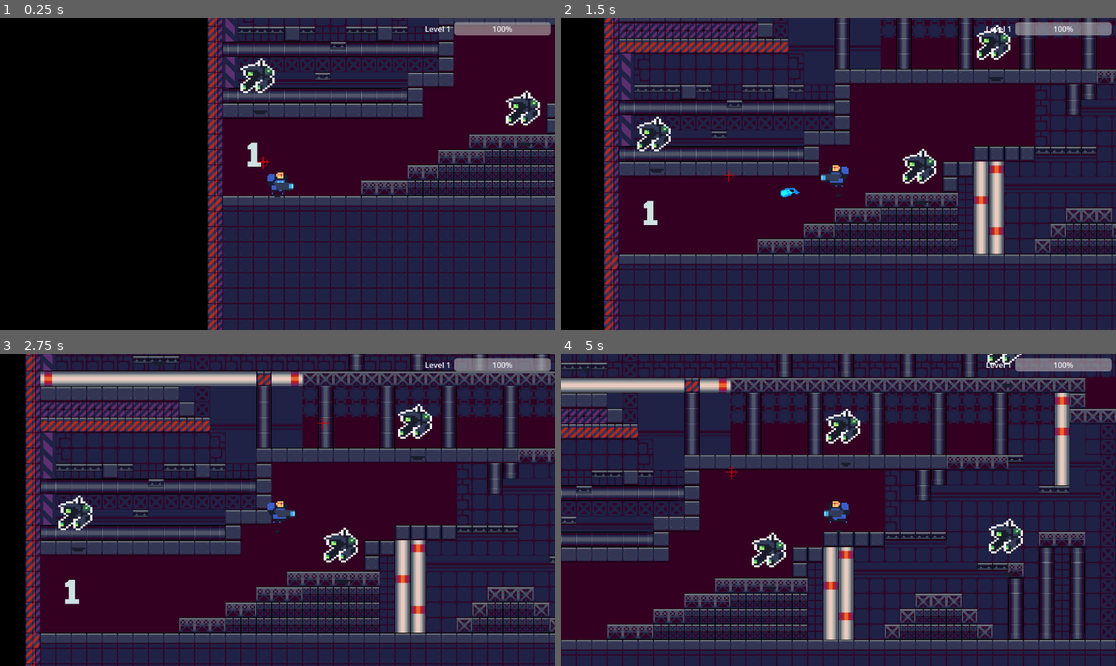
Above: before the commit, frames 1-4 (two rows, left to right).
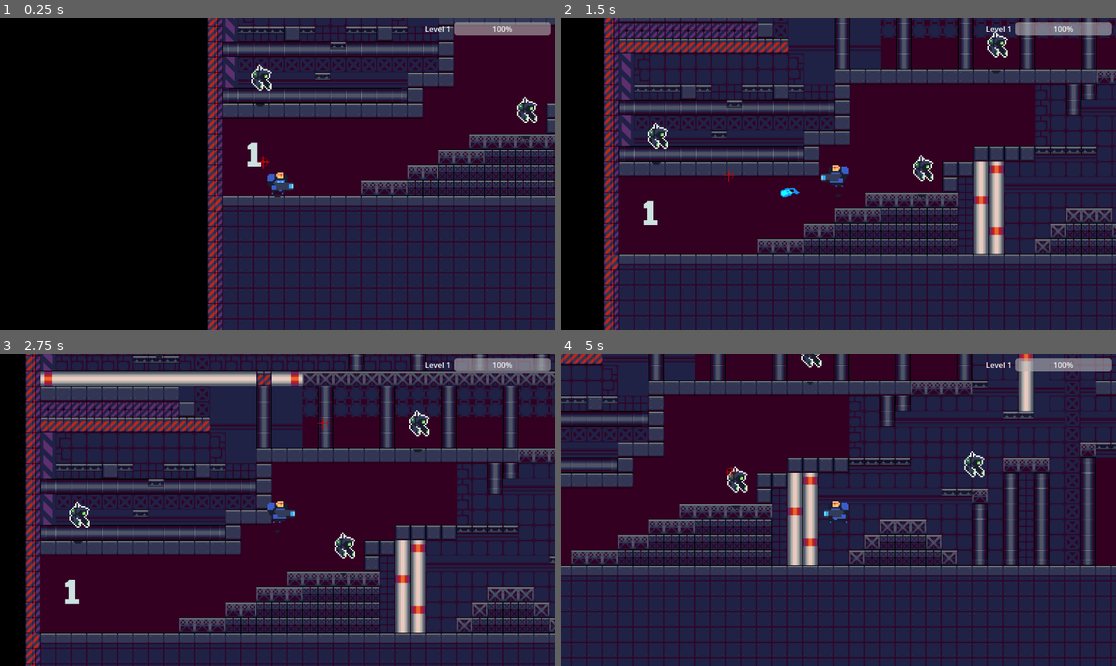
Above: after the commit, the same moments.

Repository: DeanSabbah/1501-Term
Game: Godot game, scene res://Scenes/main.tscn
Same seed, same stepped clock (60 frames per second), same inputs: the game is played once before the commit and once after it.
Inputs (mouse positions are in pixels of both pictures, inside the frame that each line leads up to):
- Up to frame 1 (0.25 s): no input
- Up to frame 2 (1.5 s): move the mouse to (960, 158) at 0.52 s; hold D (right) from 0.53 s (still down); tap W (up) at 0.6, 0.77, 1.07, 1.35 s; click (960, 158) at 0.67 s; move the mouse to (727, 189) at 1.27 s; click (727, 189) at 1.42 s
- Up to frame 3 (2.75 s): tap W (up) at 1.52, 1.82, 2.1 s; move the mouse to (333, 441) at 2.02 s; release D (right) at 2.03 s; hold A (left) from 2.03 s (still down); click (333, 441) at 2.17 s
- Up to frame 4 (5 s): move the mouse to (810, 572) at 2.77 s; release A (left) at 2.78 s; hold D (right) 2.78-4.28 s; tap W (up) at 2.85, 3.02, 3.32, 3.6, 3.77, 4.07, 4.35, 4.52, 4.82 s; click (810, 572) at 2.92 s; move the mouse to (1005, 556) at 3.52 s; click (1005, 556) at 3.67 s; move the mouse to (672, 463) at 4.27 s; hold A (left) from 4.28 s (still down); click (672, 463) at 4.42 s

The runs differ from the first frame. In frame 1, 0.9% of the frame differs, in the area x 43-98%, y 12-42%; in frame 2, 1.4%; in frame 3, 1.4%; in frame 4, 57%, in the area x 0-100%, y 0-100%.

Commit message:
11:35 PM

Diff:
--- a/Characters/Enemies/Enemy 1.gd
+++ b/Characters/Enemies/Enemy 1.gd
@@ -1,9 +1,12 @@
 extends Enemy;
 signal death_anim
 
+var projectileScene = preload("res://Scenes/Weapons/Enemy_Projectile.tscn")
 
-
-
-func _on_sprite_2d_animation_finished():
-
-	pass # Replace with function body.
+func attack():
+	print("HERE!!!")
+	cooldownTimer.start()
+	var projectile = projectileScene.instantiate()
+	#print("PROJECTILE POSITION: ", projectile.positon)
+	projectile.damage = attackDamage
+	get_parent().add_child(projectile)
--- a/Characters/Enemies/Enemy.gd
+++ b/Characters/Enemies/Enemy.gd
@@ -2,10 +2,12 @@
 
 @onready var player = get_node("/root/Main/player")
 @onready var cooldownTimer = $Cooldown
+@onready var animation_node = get_node("AnimationPlayer")
 #@onready var animations = $AnimationPlayer
 
 @export var attackRange:int
 @export var viewRange:int
+@export var attackDamage:int
 @export var speed:int
 @export var maxHealth:int = 100
 @export var expDrop:int = 10
@@ -16,14 +18,13 @@
 var inRange:bool
 
 func _ready():
-	var animation_node = get_node("Sprite2D")
-	animation_node.play("idle_1")
+	animation_node.play("idle")
 	$ViewRange/CollisionShape2D.shape.radius = viewRange
 	$AttackRange/CollisionShape2D.shape.radius = attackRange
 	cooldownTimer.wait_time = cooldown
 	health = maxHealth
 
-func attack(delta):
+func attack():
 	pass
 
 func on_death():
@@ -46,11 +47,11 @@
 		inRange = false
 
 func _physics_process(delta):
-	var sprite = get_node("Sprite2D")
 	if cooldownTimer.is_stopped() and inRange:
-		attack(delta)
-	else:
-		pass
+		animation_node.stop()
+		attack()
+	elif !animation_node.is_playing():
+		animation_node.play("idle")
 
 
 func _on_hit_box_area_entered(area):
@@ -64,6 +65,10 @@
 	print("ENEMY HEALTH: ", health)
 
 	if (health <= 0):
+		#var collision = get_node("CollisionBox")
+		#collision.disable = true
+		$CollisionBox.disabled = true
+		await death_animation()
 		die()
 
 
@@ -76,7 +81,5 @@
 
 
 func death_animation():
-	var sprite = get_node("Sprite2D")
-	var animation_node = get_node("Sprite2D")
-	print("DEATH ANIMATION")
 	animation_node.play("death")
+	await get_tree().create_timer(0.8).timeout
--- a/Characters/Enemies/enemy_1.tscn
+++ b/Characters/Enemies/enemy_1.tscn
@@ -1,150 +1,135 @@
-[gd_scene load_steps=19 format=3 uid="uid://ckiadpp57mdd"]
+[gd_scene load_steps=10 format=3 uid="uid://ckiadpp57mdd"]
 
 [ext_resource type="Script" path="res://Characters/Enemies/enemy 1.gd" id="1_jv4dg"]
-[ext_resource type="Texture2D" uid="uid://bqs565xd02gpv" path="res://Characters/Enemies/enemies x3.png" id="2_xtq4a"]
+[ext_resource type="Texture2D" uid="uid://bqs565xd02gpv" path="res://Characters/Enemies/Enemy1 animations.png" id="2_k4ibs"]
 
-[sub_resource type="AtlasTexture" id="AtlasTexture_1vm7r"]
-atlas = ExtResource("2_xtq4a")
-region = Rect2(0, 288, 96, 96)
-
-[sub_resource type="AtlasTexture" id="AtlasTexture_pq47q"]
-atlas = ExtResource("2_xtq4a")
-region = Rect2(96, 288, 96, 96)
-
-[sub_resource type="AtlasTexture" id="AtlasTexture_2i6ru"]
-atlas = ExtResource("2_xtq4a")
-region = Rect2(192, 288, 96, 96)
-
-[sub_resource type="AtlasTexture" id="AtlasTexture_vb6c6"]
-atlas = ExtResource("2_xtq4a")
-region = Rect2(288, 288, 96, 96)
-
-[sub_resource type="AtlasTexture" id="AtlasTexture_w4ieo"]
-atlas = ExtResource("2_xtq4a")
-region = Rect2(384, 288, 96, 96)
-
-[sub_resource type="AtlasTexture" id="AtlasTexture_s1iag"]
-atlas = ExtResource("2_xtq4a")
-region = Rect2(480, 288, 96, 96)
-
-[sub_resource type="AtlasTexture" id="AtlasTexture_q3twb"]
-atlas = ExtResource("2_xtq4a")
-region = Rect2(576, 288, 96, 96)
-
-[sub_resource type="AtlasTexture" id="AtlasTexture_isbhq"]
-atlas = ExtResource("2_xtq4a")
-region = Rect2(672, 288, 96, 96)
-
-[sub_resource type="AtlasTexture" id="AtlasTexture_b1nmm"]
-atlas = ExtResource("2_xtq4a")
-region = Rect2(0, 0, 96, 96)
-
-[sub_resource type="AtlasTexture" id="AtlasTexture_mrfnm"]
-atlas = ExtResource("2_xtq4a")
-region = Rect2(96, 0, 96, 96)
-
-[sub_resource type="AtlasTexture" id="AtlasTexture_uclg8"]
-atlas = ExtResource("2_xtq4a")
-region = Rect2(192, 0, 96, 96)
-
-[sub_resource type="AtlasTexture" id="AtlasTexture_wx0yb"]
-atlas = ExtResource("2_xtq4a")
-region = Rect2(288, 0, 96, 96)
-
-[sub_resource type="SpriteFrames" id="SpriteFrames_3cg26"]
-animations = [{
-"frames": [{
-"duration": 1.0,
-"texture": SubResource("AtlasTexture_1vm7r")
-}, {
-"duration": 1.0,
-"texture": SubResource("AtlasTexture_pq47q")
-}, {
-"duration": 1.0,
-"texture": SubResource("AtlasTexture_2i6ru")
-}, {
-"duration": 1.0,
-"texture": SubResource("AtlasTexture_vb6c6")
-}, {
-"duration": 1.0,
-"texture": SubResource("AtlasTexture_w4ieo")
-}, {
-"duration": 1.0,
-"texture": SubResource("AtlasTexture_s1iag")
-}, {
-"duration": 1.0,
-"texture": SubResource("AtlasTexture_q3twb")
-}, {
-"duration": 1.0,
-"texture": SubResource("AtlasTexture_isbhq")
-}],
-"loop": true,
-"name": &"death",
-"speed": 5.0
-}, {
-"frames": [{
-"duration": 1.0,
-"texture": SubResource("AtlasTexture_b1nmm")
-}, {
-"duration": 1.0,
-"texture": SubResource("AtlasTexture_mrfnm")
-}, {
-"duration": 1.0,
-"texture": SubResource("AtlasTexture_uclg8")
-}, {
-"duration": 1.0,
-"texture": SubResource("AtlasTexture_wx0yb")
-}],
-"loop": true,
-"name": &"idle_1",
-"speed": 5.0
-}]
-
-[sub_resource type="CircleShape2D" id="CircleShape2D_gs0i5"]
-
-[sub_resource type="CircleShape2D" id="CircleShape2D_ys0pc"]
+[sub_resource type="CircleShape2D" id="CircleShape2D_bkv88"]
 
 [sub_resource type="CircleShape2D" id="CircleShape2D_h5u0i"]
 radius = 72.0
 
+[sub_resource type="Animation" id="Animation_n7cdy"]
+resource_name = "death"
+length = 0.8
+tracks/0/type = "value"
+tracks/0/imported = false
+tracks/0/enabled = true
+tracks/0/path = NodePath(".:frame_coords")
+tracks/0/interp = 1
+tracks/0/loop_wrap = true
+tracks/0/keys = {
+"times": PackedFloat32Array(0, 0.101406, 0.201767, 0.299232, 0.401824, 0.501853, 0.598464, 0.701731),
+"transitions": PackedFloat32Array(1, 1, 1, 1, 1, 1, 1, 1),
+"update": 1,
+"values": [Vector2i(0, 3), Vector2i(1, 3), Vector2i(2, 3), Vector2i(3, 3), Vector2i(4, 3), Vector2i(5, 3), Vector2i(6, 3), Vector2i(7, 3)]
+}
+
+[sub_resource type="Animation" id="Animation_bb3uv"]
+length = 0.001
+tracks/0/type = "value"
+tracks/0/imported = false
+tracks/0/enabled = true
+tracks/0/path = NodePath(".:frame_coords")
+tracks/0/interp = 1
+tracks/0/loop_wrap = true
+tracks/0/keys = {
+"times": PackedFloat32Array(0),
+"transitions": PackedFloat32Array(1),
+"update": 1,
+"values": [Vector2i(0, 3)]
+}
+
+[sub_resource type="Animation" id="Animation_o685c"]
+resource_name = "idle"
+length = 0.8
+loop_mode = 1
+step = 0.2
+tracks/0/type = "value"
+tracks/0/imported = false
+tracks/0/enabled = true
+tracks/0/path = NodePath(".:frame_coords")
+tracks/0/interp = 1
+tracks/0/loop_wrap = true
+tracks/0/keys = {
+"times": PackedFloat32Array(0.00391893, 0.20384, 0.405373, 0.602876),
+"transitions": PackedFloat32Array(1, 1, 1, 1),
+"update": 1,
+"values": [Vector2i(0, 0), Vector2i(1, 0), Vector2i(2, 0), Vector2i(3, 0)]
+}
+
+[sub_resource type="Animation" id="Animation_8055l"]
+resource_name = "shoot"
+tracks/0/type = "value"
+tracks/0/imported = false
+tracks/0/enabled = true
+tracks/0/path = NodePath(".:frame_coords")
+tracks/0/interp = 1
+tracks/0/loop_wrap = true
+tracks/0/keys = {
+"times": PackedFloat32Array(0.04366),
+"transitions": PackedFloat32Array(1),
+"update": 1,
+"values": [Vector2i(3, 2)]
+}
+
+[sub_resource type="AnimationLibrary" id="AnimationLibrary_m0jbd"]
+_data = {
+"RESET": SubResource("Animation_bb3uv"),
+"death": SubResource("Animation_n7cdy"),
+"idle": SubResource("Animation_o685c"),
+"shoot": SubResource("Animation_8055l")
+}
+
 [node name="Enemy 1" type="CharacterBody2D"]
-scale = Vector2(0.289534, 0.457738)
 script = ExtResource("1_jv4dg")
 attackRange = 70
-viewRange = 120
+viewRange = 125
+attackDamage = null
 speed = 50
 maxHealth = 50
+expDrop = null
+cooldown = 0.6
 
-[node name="Sprite2D" type="AnimatedSprite2D" parent="."]
+[node name="Sprite2D" type="Sprite2D" parent="."]
 texture_filter = 1
-scale = Vector2(-5.83041, 2.91059)
-sprite_frames = SubResource("SpriteFrames_3cg26")
-animation = &"death"
+texture = ExtResource("2_k4ibs")
+hframes = 10
+vframes = 4
+frame = 30
 
 [node name="Cooldown" type="Timer" parent="."]
+one_shot = true
 
 [node name="AttackRange" type="Area2D" parent="."]
 
 [node name="CollisionShape2D" type="CollisionShape2D" parent="AttackRange"]
-scale = Vector2(44.5621, -26.9816)
-shape = SubResource("CircleShape2D_gs0i5")
+position = Vector2(3, -14)
+shape = SubResource("CircleShape2D_bkv88")
 
 [node name="ViewRange" type="Area2D" parent="."]
 
 [node name="CollisionShape2D" type="CollisionShape2D" parent="ViewRange"]
-scale = Vector2(68.6583, 40.4738)
-shape = SubResource("CircleShape2D_ys0pc")
+position = Vector2(3, -14)
+shape = SubResource("CircleShape2D_h5u0i")
 
 [node name="HitBox" type="Area2D" parent="."]
 
 [node name="HitBox" type="CollisionShape2D" parent="HitBox"]
-scale = Vector2(0.714077, 0.429233)
+position = Vector2(3, -14)
+scale = Vector2(0.2, 0.2)
 shape = SubResource("CircleShape2D_h5u0i")
 
 [node name="CollisionBox" type="CollisionShape2D" parent="."]
+position = Vector2(3, -14)
+scale = Vector2(0.1, 0.1)
 shape = SubResource("CircleShape2D_h5u0i")
 
-[connection signal="animation_finished" from="Sprite2D" to="." method="_on_sprite_2d_animation_finished"]
+[node name="AnimationPlayer" type="AnimationPlayer" parent="."]
+root_node = NodePath("../Sprite2D")
+libraries = {
+"": SubResource("AnimationLibrary_m0jbd")
+}
+
 [connection signal="body_entered" from="AttackRange" to="." method="_on_attack_range_body_entered"]
 [connection signal="body_exited" from="AttackRange" to="." method="_on_attack_range_body_exited"]
 [connection signal="body_entered" from="ViewRange" to="." method="_on_viewRange_body_entered"]
--- a/Characters/Player/player.gd
+++ b/Characters/Player/player.gd
@@ -70,12 +70,11 @@
 
 
 func _input(event):
-	var parent = get_node("/root/Main")
 	if event is InputEventMouseButton:
 		if (event.button_index == MOUSE_BUTTON_LEFT and event.pressed):
 			var projectile = projectileScene.instantiate()
 			projectile.damage = 10
-			parent.add_child(projectile)
+			get_parent().add_child(projectile)
 
 func get_player_position():
 	return position
--- /dev/null
+++ b/Scenes/Weapons/Enemy_Projectile.gd
@@ -0,0 +1,6 @@
+extends Projectile
+
+func _ready():
+	self.position = get_parent().position
+	direction = (player.position - self.position).normalized()
+	self.rotation = direction.angle()
--- /dev/null
+++ b/Scenes/Weapons/Enemy_Projectile.tscn
@@ -0,0 +1,30 @@
+[gd_scene load_steps=4 format=3 uid="uid://diobynr7u1h5p"]
+
+[ext_resource type="Script" path="res://Scenes/Weapons/Enemy_Projectile.gd" id="1_74yon"]
+[ext_resource type="Texture2D" uid="uid://fdspegldb3cr" path="res://assests/projectiles/enemy1 projectile image.png" id="2_mnxiw"]
+
+[sub_resource type="CapsuleShape2D" id="CapsuleShape2D_1tyln"]
+radius = 9.0
+height = 28.0
+
+[node name="Projectile" type="Area2D"]
+script = ExtResource("1_74yon")
+speed = null
+
+[node name="Sprite2D" type="Sprite2D" parent="."]
+texture_filter = 1
+rotation = -1.5708
+scale = Vector2(0.183, 0.2)
+texture = ExtResource("2_mnxiw")
+
+[node name="VisibleOnScreenNotifier2D" type="VisibleOnScreenNotifier2D" parent="."]
+position = Vector2(1, 0)
+scale = Vector2(2, 1)
+
+[node name="CollisionShape2D" type="CollisionShape2D" parent="."]
+position = Vector2(8, 0)
+rotation = 1.5708
+shape = SubResource("CapsuleShape2D_1tyln")
+
+[connection signal="body_entered" from="." to="." method="_on_body_entered"]
+[connection signal="screen_exited" from="VisibleOnScreenNotifier2D" to="." method="_on_visible_on_screen_notifier_2d_screen_exited"]
--- a/Scenes/Weapons/Projectile.gd
+++ b/Scenes/Weapons/Projectile.gd
@@ -4,9 +4,12 @@
 var direction = Vector2.ZERO # Initialized to a zero vector
 var damage:int
 
+@onready var player = get_node("/root/Main/player")
+
 func _ready():
-	direction = get_parent().get_node("player/Crosshair").get_direction()
-	self.position = get_parent().get_node("player").position
+	print(player)
+	direction = player.get_node("Crosshair").get_direction()
+	self.position = player.position
 	self.rotation = direction.angle()
 
 func _process(delta):
@@ -15,20 +18,6 @@
 func _on_visible_on_screen_notifier_2d_screen_exited():
 	queue_free()
 
-
 func _on_body_entered(body:Node2D):
-
-
-	var map1_node = get_node(get_parent().get_node("Industrial").get_path())
-	var map2_node = get_node(get_parent().get_node("Exclusion").get_path())
-
-
-	var tilemap1 = map1_node.get_node("Industiral")
-	var tilemap2 = map2_node.get_node("Exclusion")
-
-
-	if (body == tilemap1 or body == tilemap2):
+	if (body is TileMap):
 		queue_free()
-
-
-	pass
--- a/Scenes/main.tscn
+++ b/Scenes/main.tscn
@@ -19,27 +19,35 @@
 
 [node name="Enemy 1" parent="." instance=ExtResource("4_tcces")]
 position = Vector2(815, 569)
+attackDamage = null
 
 [node name="Enemy 2" parent="." instance=ExtResource("4_tcces")]
 position = Vector2(110, 759)
+attackDamage = null
 
 [node name="Enemy 3" parent="." instance=ExtResource("4_tcces")]
 position = Vector2(1153, 797)
+attackDamage = null
 
 [node name="Enemy 4" parent="." instance=ExtResource("4_tcces")]
 position = Vector2(278, 373)
+attackDamage = null
 
 [node name="Enemy 5" parent="." instance=ExtResource("4_tcces")]
 position = Vector2(661, 826)
+attackDamage = null
 
 [node name="Enemy 6" parent="." instance=ExtResource("4_tcces")]
 position = Vector2(1150, 405)
+attackDamage = null
 
 [node name="Enemy 7" parent="." instance=ExtResource("4_tcces")]
 position = Vector2(2209, 626)
+attackDamage = null
 
 [node name="Enemy 8" parent="." instance=ExtResource("4_tcces")]
 position = Vector2(2362, 781)
+attackDamage = null
 
 [node name="BLACK BACKGROUND" type="ColorRect" parent="."]
 z_index = -5
Renamed: Characters/Enemies/enemies x3.png -> Characters/Enemies/Enemy1 animations.png
Binary file added: assests/projectiles/enemy1 projectile image.png
